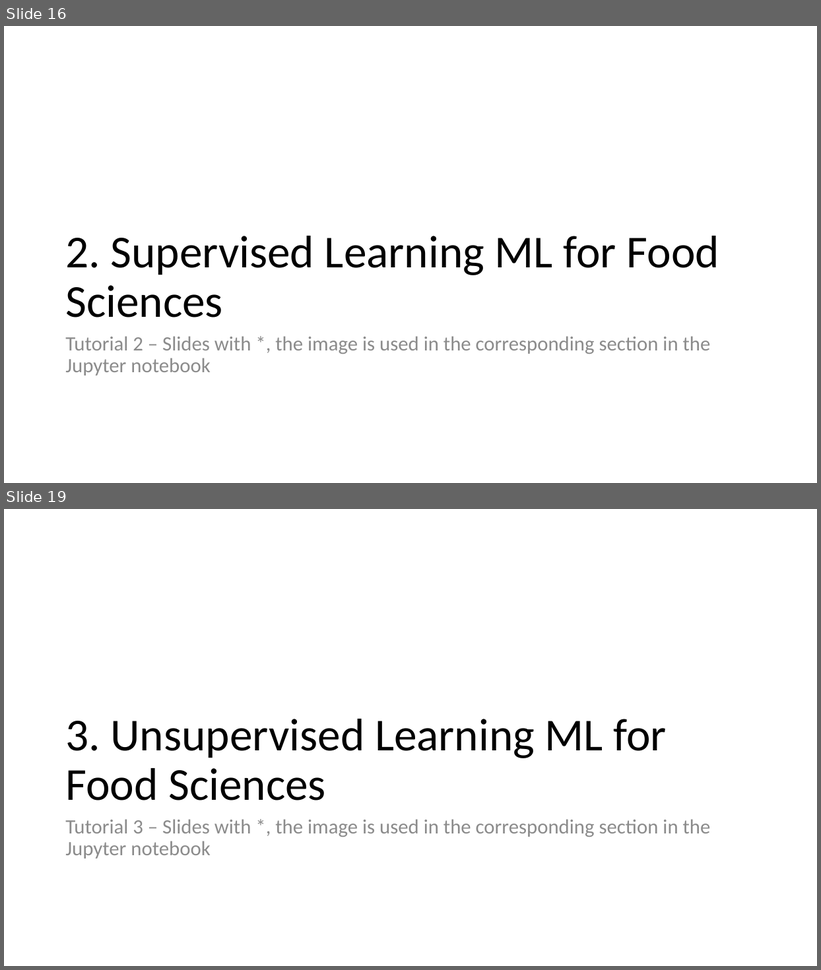
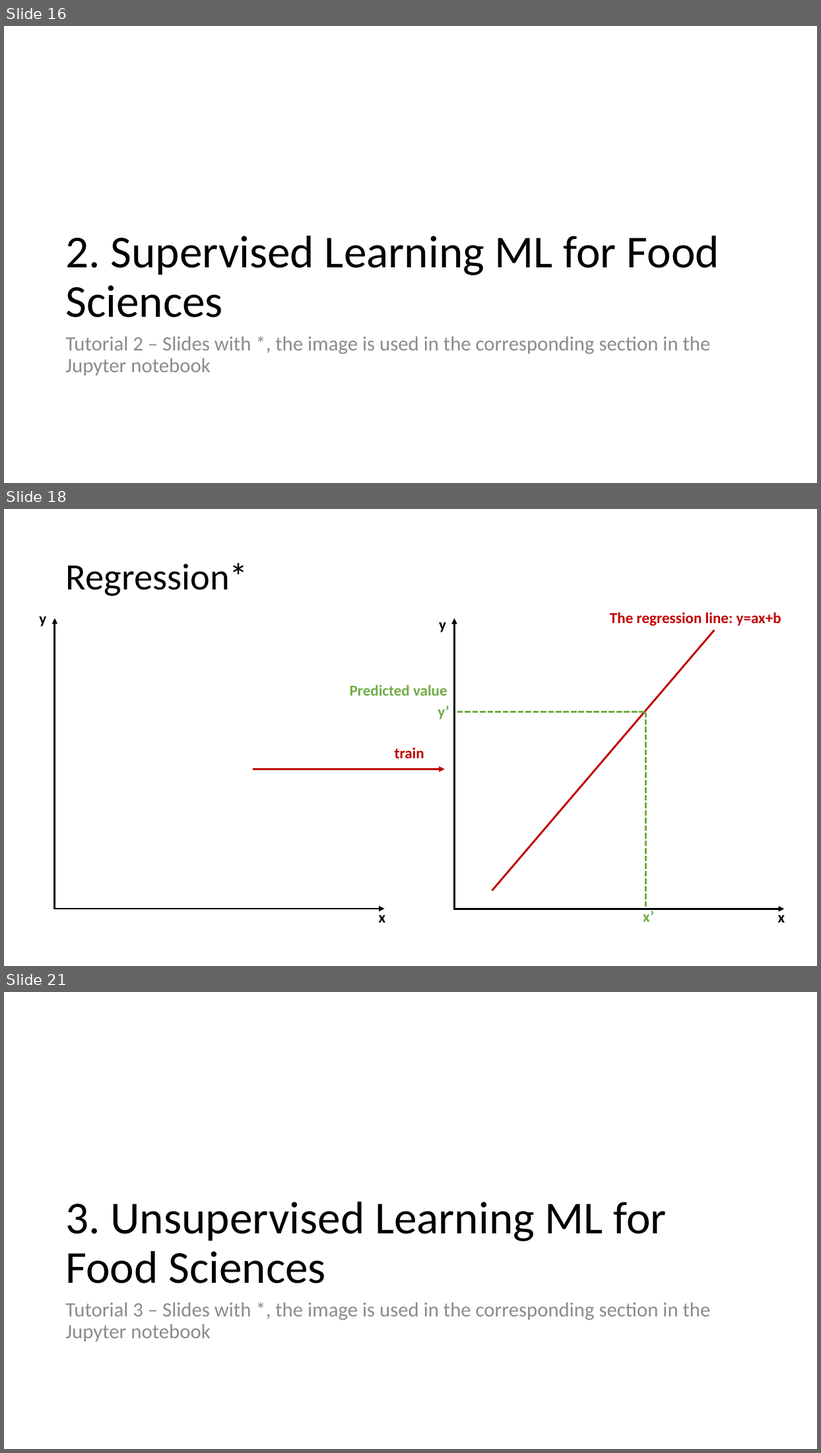
Before and after one commit to fsb-edu/ML4Food, a slide deck: images/Graphics of ML4Food.pptx. Shown one above the other, each under a label of ours: slides 16 and 19 before the commit, slides 16, 18 and 21 after it; the slides between them are not shown. The pictures are 821x970 and 821x1453 pixels, drawn with LibreOffice and Linux fonts; fonts in the diff are those of the drawing; background and template pictures are left out. Boxes give left, top, right and bottom in pixels: in the first picture for what was removed or moved away, otherwise in the second. Text is boxed around its words. In the diff, an @@ line names an element or a change of style, - is before the commit and + after.

Commit message:
mod 2, intro, training done

```diff
--- a/images/Graphics of ML4Food.pptx
+++ b/images/Graphics of ML4Food.pptx
@@ slide 18 added at box(4, 509, 817, 966), background #FFFFFF @@
@@ title added at box(66, 563, 248, 596), 44 pt, text #000000 @@
+Regression*
@@ group added at box(39, 612, 785, 923): 9 texts, 5 arrows, 3 lines @@
+x
+y
+train
+x
+y
+The regression line: y=ax+b
+x’
+y’
+Predicted value
@@ what was slide 19 is now slide 21 @@
```
Also in this commit, not shown: 1 slide changed, 2 other slides added, 1 slide removed, 7 other files.
